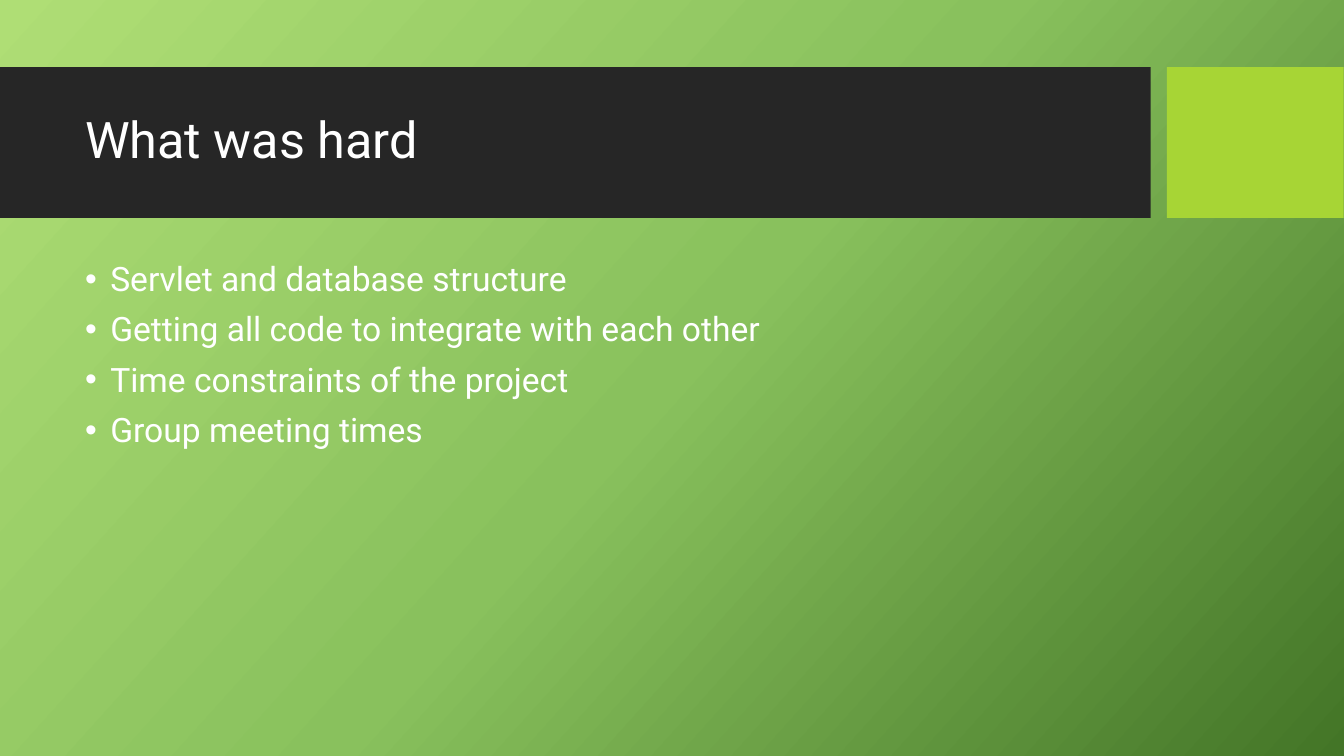
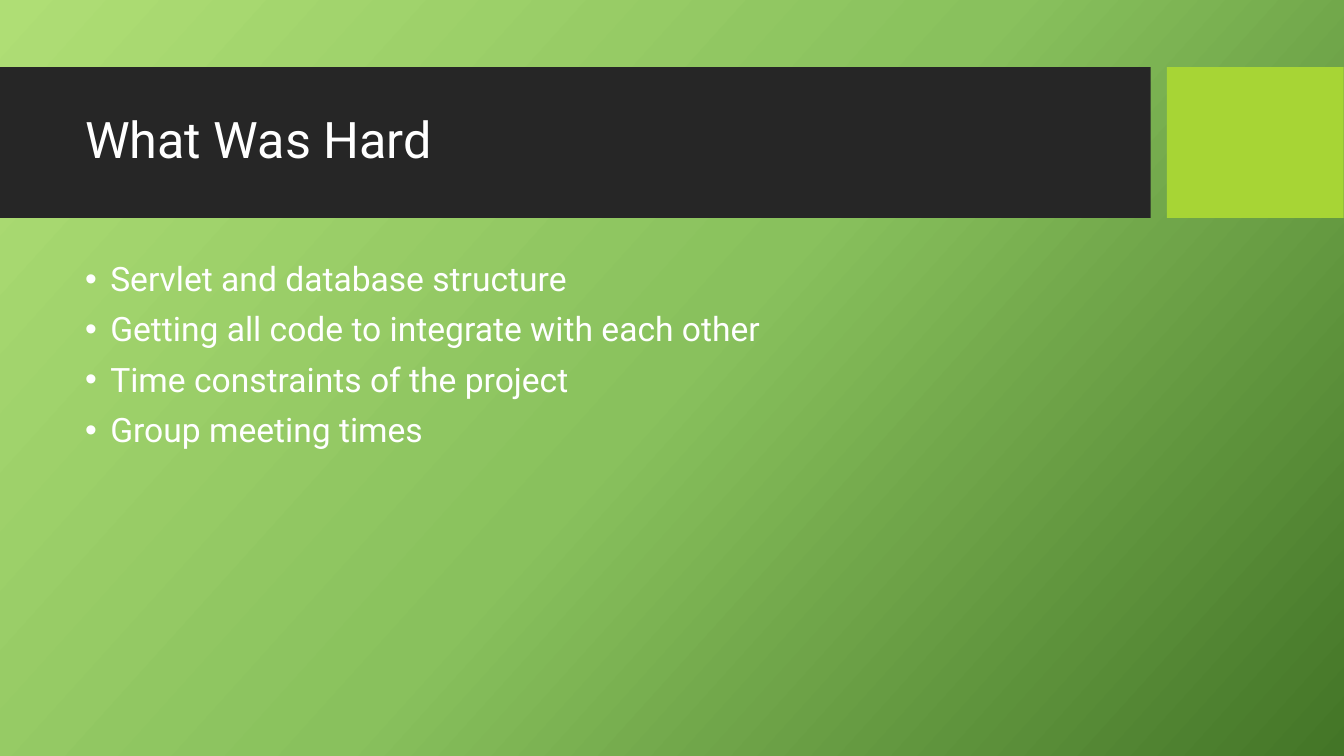
Before and after one commit to aaronbroughton/411GroupProject, a slide deck: slide 5 of Documentation/FAAR.pptx. Drawn at 1344x756 pixels with LibreOffice and Linux fonts; fonts in the diff are those of the drawing; background and template pictures are left out. Boxes give left, top, right and bottom in pixels: in the first picture for what was removed or moved away, otherwise in the second. Text is boxed around its words. In the diff, an @@ line names an element or a change of style, - is before the commit and + after.

Commit message:
grammar changes
~

```diff
--- a/Documentation/FAAR.pptx
+++ b/Documentation/FAAR.pptx
@@ title at (x1=85, y1=120, x2=432, y2=159): text changed @@
-What was hard
+What Was Hard
```
Also in this commit, not shown: 2 other slides changed.
